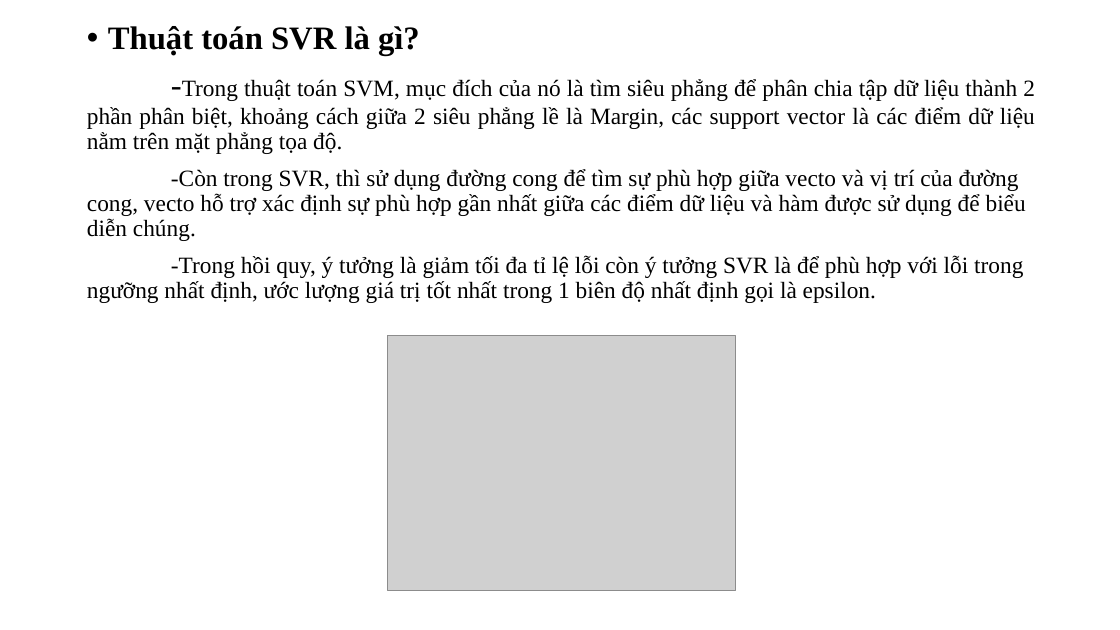
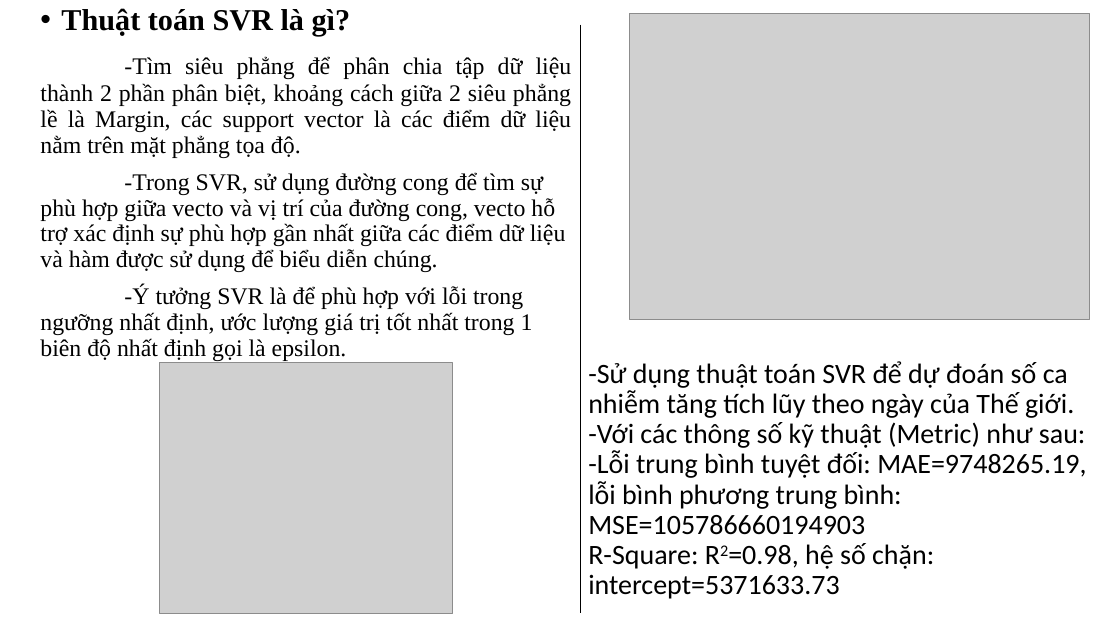
Before and after one commit to tanduy2407/Covid-19, a slide deck: slide 12 of data/DATH_HK1_2122_41502101_PhamHoangTanDuy.pptx (slide 14 before the commit). Drawn at 1120x630 pixels with LibreOffice and Linux fonts; fonts in the diff are those of the drawing; grey boxes stand for pictures; background and template pictures are left out. Boxes give left, top, right and bottom in pixels: in the first picture for what was removed or moved away, otherwise in the second. Text is boxed around its words. In the diff, an @@ line names an element or a change of style, - is before the commit and + after.

```diff
--- a/data/DATH_HK1_2122_41502101_PhamHoangTanDuy.pptx
+++ b/data/DATH_HK1_2122_41502101_PhamHoangTanDuy.pptx
@@ text "Thuật toán SVR là gì?": place and size @@
-text "Thuật toán SVR là gì?" at bbox=[87, 26, 1035, 303]
+text "Thuật toán SVR là gì?" at bbox=[40, 8, 572, 361]
@@ text at bbox=[61, 8, 351, 35]: size 28 to 25.9 pt in "Thuật toán SVR là gì?" @@
@@ line added from (580, 24) to (580, 613), #000000 0.5 pt @@
@@ picture added at bbox=[629, 13, 1090, 319] @@
@@ text at bbox=[40, 56, 572, 361]: text changed; size 20 to 20.4 pt @@
--Trong thuật toán SVM, mục đích của nó là tìm siêu phẳng để phân chia tập dữ liệu thành 2 phần phân biệt, khoảng cách giữa 2 siêu phẳng lề là Margin, các support vector là các điểm dữ liệu nằm trên mặt phẳng tọa độ.
--Còn trong SVR, thì sử dụng đường cong để tìm sự phù hợp giữa vecto và vị trí của đường cong, vecto hỗ trợ xác định sự phù hợp gần nhất giữa các điểm dữ liệu và hàm được sử dụng để biểu diễn chúng.
--Trong hồi quy, ý tưởng là giảm tối đa tỉ lệ lỗi còn ý tưởng SVR là để phù hợp với lỗi trong ngưỡng nhất định, ước lượng giá trị tốt nhất trong 1 biên độ nhất định gọi là epsilon.
+-Tìm siêu phẳng để phân chia tập dữ liệu thành 2 phần phân biệt, khoảng cách giữa 2 siêu phẳng lề là Margin, các support vector là các điểm dữ liệu nằm trên mặt phẳng tọa độ.
+-Trong SVR, sử dụng đường cong để tìm sự phù hợp giữa vecto và vị trí của đường cong, vecto hỗ trợ xác định sự phù hợp gần nhất giữa các điểm dữ liệu và hàm được sử dụng để biểu diễn chúng.
+-Ý tưởng SVR là để phù hợp với lỗi trong ngưỡng nhất định, ước lượng giá trị tốt nhất trong 1 biên độ nhất định gọi là epsilon.
@@ picture removed at bbox=[388, 336, 735, 591] @@
@@ picture added at bbox=[160, 363, 453, 613] @@
@@ title added at bbox=[588, 361, 1086, 599], 24 pt, text #000000 @@
+-Sử dụng thuật toán SVR để dự đoán số ca nhiễm tăng tích lũy theo ngày của Thế giới.
+-Với các thông số kỹ thuật (Metric) như sau:
+-Lỗi trung bình tuyệt đối: MAE=9748265.19, lỗi bình phương trung bình: MSE=105786660194903
+R-Square: R2=0.98, hệ số chặn: intercept=5371633.73
```
Also in this commit, not shown: 13 other slides changed, 4 slides added, 10 slides removed, 11 other files.
